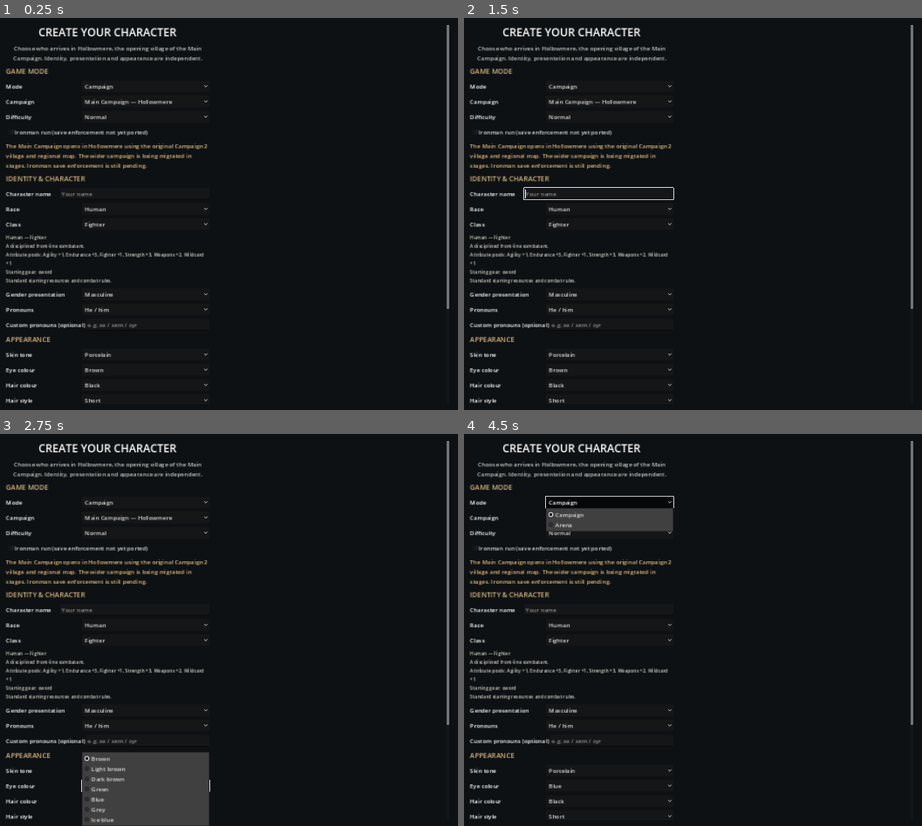
Above: before the commit, frames 1-4 (two rows, left to right).
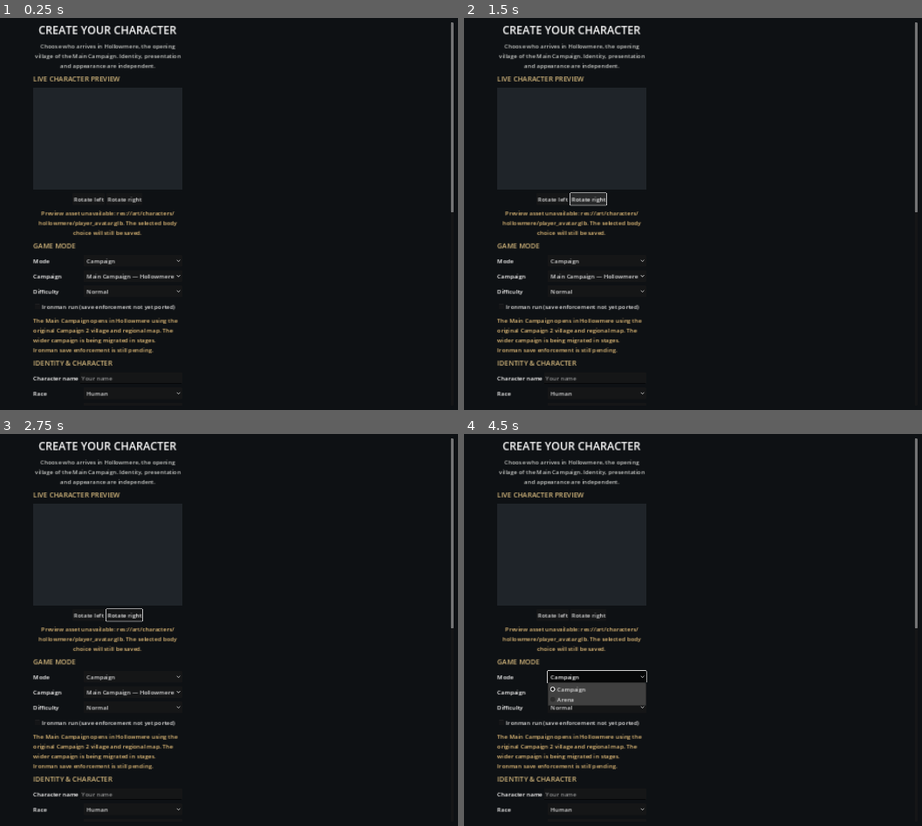
Above: after the commit, the same moments.

Repository: ScottENOC/Silverhart-Saga-3D
Game: Godot game, scene res://scenes/main.tscn
Two runs of this game, one before a commit and one after it. Both use one fixed random seed, a clock stepped at 60 frames per second and the inputs below.
Inputs (mouse positions are in pixels of both pictures, inside the frame that each line leads up to):
- Up to frame 1 (0.25 s): no input
- Up to frame 2 (1.5 s): click (551, 198) at 0.5 s, where only the run after the commit has a clickable "Rotate left"; click (587, 198) at 1.25 s, where only the run after the commit has a clickable "Rotate right"
- Up to frame 3 (2.75 s): click (146, 786) at 2 s, where only the run before the commit has a clickable "Brown"
- Up to frame 4 (4.5 s): click (610, 802) at 2.75 s, where only the run before the commit has a clickable "Black"; click (610, 786) at 3.5 s, where only the run before the commit has a clickable "Blue"; click "Campaign" at 4.25 s

The runs differ from the first frame. In frame 1, 8.8% of the frame differs, in the area x 1-100%, y 1-99%; in frame 2, 9.1%; in frame 3, 13%, in the area x 1-100%, y 1-100%; in frame 4, 12%.

Commit message:
Add live player character visual preview
Connect player profile to replaceable Ara body assets and apply appearance in Hollowmere. Preserve honest limits for unfinished male body and wardrobe assets.

Diff:
--- a/scripts/presentation/ara_character_actor.gd
+++ b/scripts/presentation/ara_character_actor.gd
@@ -1,12 +1,19 @@
 class_name AraCharacterActor
 extends Node3D
-## Loads a complete character exported by the pinned Ara build pipeline.
-## Appearance is baked at build time; this node only handles presentation.
+## Runtime wrapper for generated Ara GLBs. The selected body asset is supplied
+## by the player profile so Workshop exports can be replaced without code edits.
 
 var model_root: Node3D
 var animation_player: AnimationPlayer
+var loaded_asset_path: String = ""
 
 func configure(glb_path: String) -> bool:
+    if model_root != null and is_instance_valid(model_root):
+        remove_child(model_root)
+        model_root.queue_free()
+    model_root = null
+    animation_player = null
+    loaded_asset_path = ""
     if not ResourceLoader.exists(glb_path):
         push_warning("Ara character asset is not installed: " + glb_path)
         return false
@@ -20,9 +27,40 @@
         return false
     model_root.name = "AraModel"
     add_child(model_root)
+    loaded_asset_path = glb_path
     animation_player = _find_animation_player(model_root)
     _play_idle_if_available()
     return true
+
+func apply_player_profile(profile: Dictionary) -> void:
+    if model_root == null:
+        return
+    var skin := Color.from_string(str(profile.get("skin_colour", "#b9825f")), Color(0.72, 0.57, 0.43))
+    var eye_colours := {
+        "Brown": Color("#49301f"), "Light brown": Color("#795334"),
+        "Dark brown": Color("#24170f"), "Green": Color("#55744b"),
+        "Blue": Color("#426f9a"), "Grey": Color("#777d83"),
+        "Ice blue": Color("#9bc8df")
+    }
+    var hair_colours := {
+        "Black": Color("#171513"), "Dark brown": Color("#49372a"),
+        "Chestnut": Color("#75452d"), "Blonde": Color("#c6a45e"),
+        "Red": Color("#9a422e"), "Silver": Color("#aaa9a3"),
+        "White": Color("#e4dfd2"), "Blue": Color("#354d91"),
+        "Green": Color("#426b49")
+    }
+    tint_materials("skin", skin)
+    tint_materials("eye", eye_colours.get(str(profile.get("eye_colour", "Brown")), Color("#49301f")))
+    tint_materials("hair", hair_colours.get(str(profile.get("hair_colour", "Dark brown")), Color("#49372a")))
+
+    # Height and build are intentionally modest whole-model proportion controls
+    # until the Ara exports expose validated body morph targets.
+    var height_factor := clampf(float(profile.get("height_scale", 1.0)), 0.90, 1.10)
+    var build_factor := clampf(float(profile.get("build_scale", 1.0)), 0.92, 1.08)
+    model_root.scale = Vector3(build_factor, height_factor, build_factor)
+    set_meta("body_variant", str(profile.get("body_variant", "female")))
+    set_meta("gender_presentation", str(profile.get("gender_presentation", "Feminine")))
+    set_meta("pronouns", str(profile.get("pronouns", "they/them")))
 
 func set_garment_visible(material_fragment: String, visible: bool) -> bool:
     if model_root == null:
@@ -57,8 +95,7 @@
 func _play_idle_if_available() -> void:
     if animation_player == null:
         return
-    var names := animation_player.get_animation_list()
-    for animation_name in names:
+    for animation_name in animation_player.get_animation_list():
         if str(animation_name).to_lower().contains("idle"):
             animation_player.play(animation_name)
             return
@@ -78,7 +115,6 @@
     for child in node.get_children():
         _collect_meshes(child, output)
 
-
 func tint_materials(name_fragment: String, colour: Color) -> int:
     if model_root == null:
         return 0
@@ -93,7 +129,11 @@
             var material_name := source.resource_name.to_lower() if source != null else ""
             if not material_name.contains(name_fragment.to_lower()) and not mesh_instance.name.to_lower().contains(name_fragment.to_lower()):
                 continue
-            var material := source.duplicate() as StandardMaterial3D if source is StandardMaterial3D else StandardMaterial3D.new()
+            var original_key := "ara_original_tint_material_%d" % surface
+            if not mesh_instance.has_meta(original_key):
+                mesh_instance.set_meta(original_key, source)
+            var original := mesh_instance.get_meta(original_key) as Material
+            var material := original.duplicate() as StandardMaterial3D if original is StandardMaterial3D else StandardMaterial3D.new()
             material.albedo_color = Color(colour.r, colour.g, colour.b, material.albedo_color.a)
             mesh_instance.set_surface_override_material(surface, material)
             changed += 1
--- a/scripts/ui/player_character_creator.gd
+++ b/scripts/ui/player_character_creator.gd
@@ -16,6 +16,9 @@
 const BODY_BUILDS := ["Lean", "Average", "Broad", "Muscular", "Soft", "Androgynous"]
 const PRESENTATIONS := ["Masculine", "Feminine", "Androgynous", "Mixed", "Custom"]
 const PRONOUN_SETS := ["He / him", "She / her", "They / them", "Use my name", "Custom"]
+const FEMALE_PREVIEW_ASSET := "res://art/characters/hollowmere/player_avatar.glb"
+const MALE_PREVIEW_ASSET := "res://art/characters/ara_runtime/ara_person_male_body.glb"
+const ARA_ACTOR = preload("res://scripts/presentation/ara_character_actor.gd")
 
 var name_edit: LineEdit
 var game_mode_select: OptionButton
@@ -38,6 +41,11 @@
 var body_select: OptionButton
 var shirt_select: OptionButton
 var trousers_select: OptionButton
+var body_variant_select: OptionButton
+var height_slider: HSlider
+var preview_status: Label
+var preview_actor: AraCharacterActor
+var preview_variant_loaded: String = ""
 
 func _ready() -> void:
     layer = 100
@@ -52,10 +60,10 @@
 
     var scroll := ScrollContainer.new()
     scroll.set_anchors_and_offsets_preset(Control.PRESET_FULL_RECT)
-    scroll.offset_left = 24
-    scroll.offset_top = 18
-    scroll.offset_right = -24
-    scroll.offset_bottom = -18
+    scroll.offset_left = 12
+    scroll.offset_top = 12
+    scroll.offset_right = -12
+    scroll.offset_bottom = -12
     add_child(scroll)
 
     var centre := CenterContainer.new()
@@ -63,7 +71,7 @@
     scroll.add_child(centre)
 
     var panel := VBoxContainer.new()
-    panel.custom_minimum_size = Vector2(560, 0)
+    panel.custom_minimum_size = Vector2(0, 0)
     panel.size_flags_horizontal = Control.SIZE_EXPAND_FILL
     panel.add_theme_constant_override("separation", 10)
     centre.add_child(panel)
@@ -80,6 +88,60 @@
     intro.horizontal_alignment = HORIZONTAL_ALIGNMENT_CENTER
     intro.add_theme_color_override("font_color", Color(0.78, 0.79, 0.78))
     panel.add_child(intro)
+
+    _section(panel, "LIVE CHARACTER PREVIEW")
+    var preview_container := SubViewportContainer.new()
+    preview_container.custom_minimum_size = Vector2(0, 280)
+    preview_container.size_flags_horizontal = Control.SIZE_EXPAND_FILL
+    preview_container.stretch = true
+    var preview_viewport := SubViewport.new()
+    preview_viewport.name = "CharacterPreviewViewport"
+    preview_viewport.size = Vector2i(720, 420)
+    preview_viewport.own_world_3d = true
+    preview_container.add_child(preview_viewport)
+    panel.add_child(preview_container)
+    var preview_rotation_row := HBoxContainer.new()
+    preview_rotation_row.alignment = BoxContainer.ALIGNMENT_CENTER
+    var rotate_left := Button.new()
+    rotate_left.text = "Rotate left"
+    rotate_left.pressed.connect(func(): _rotate_preview(-30.0))
+    preview_rotation_row.add_child(rotate_left)
+    var rotate_right := Button.new()
+    rotate_right.text = "Rotate right"
+    rotate_right.pressed.connect(func(): _rotate_preview(30.0))
+    preview_rotation_row.add_child(rotate_right)
+    panel.add_child(preview_rotation_row)
+    var preview_world := Node3D.new()
+    preview_world.name = "PreviewWorld"
+    preview_viewport.add_child(preview_world)
+    var preview_environment := WorldEnvironment.new()
+    var environment := Environment.new()
+    environment.background_mode = Environment.BG_COLOR
+    environment.background_color = Color(0.12, 0.14, 0.16)
+    environment.ambient_light_source = Environment.AMBIENT_SOURCE_COLOR
+    environment.ambient_light_color = Color(0.72, 0.70, 0.66)
+    environment.ambient_light_energy = 0.8
+    preview_environment.environment = environment
+    preview_world.add_child(preview_environment)
+    var preview_light := DirectionalLight3D.new()
+    preview_light.rotation_degrees = Vector3(-28, -25, 0)
+    preview_light.light_energy = 1.4
+    preview_world.add_child(preview_light)
+    var preview_camera := Camera3D.new()
+    preview_camera.position = Vector3(0, 1.05, 3.4)
+    preview_camera.fov = 35
+    preview_camera.look_at(Vector3(0, 0.95, 0), Vector3.UP)
+    preview_world.add_child(preview_camera)
+    preview_camera.current = true
+    preview_actor = ARA_ACTOR.new() as AraCharacterActor
+    preview_actor.name = "PreviewCharacter"
+    preview_world.add_child(preview_actor)
+    preview_status = Label.new()
+    preview_status.text = "Loading character preview…"
+    preview_status.autowrap_mode = TextServer.AUTOWRAP_WORD_SMART
+    preview_status.horizontal_alignment = HORIZONTAL_ALIGNMENT_CENTER
+    preview_status.add_theme_color_override("font_color", Color(0.9, 0.75, 0.48))
+    panel.add_child(preview_status)
 
     _section(panel, "GAME MODE")
     game_mode_select = _option_row(panel, "Mode", ["Campaign", "Arena"])
@@ -124,6 +186,8 @@
     rules_preview.add_theme_color_override("font_color", Color(0.82, 0.82, 0.78))
     panel.add_child(rules_preview)
     _refresh_character_preview(0)
+    body_variant_select = _option_row(panel, "Body model", ["Female", "Male"])
+    body_variant_select.item_selected.connect(_refresh_appearance_preview)
     presentation_select = _option_row(panel, "Gender presentation", PRESENTATIONS)
     pronoun_select = _option_row(panel, "Pronouns", PRONOUN_SETS)
     custom_pronouns = _line_edit(panel, "Custom pronouns (optional)", "e.g. xe / xem / xyr")
@@ -134,13 +198,29 @@
     hair_colour_select = _option_row(panel, "Hair colour", HAIR_COLOURS)
     hair_style_select = _option_row(panel, "Hair style", HAIR_STYLES)
     body_select = _option_row(panel, "Body build", BODY_BUILDS)
-
-    _section(panel, "STARTING CLOTHING")
+    height_slider = HSlider.new()
+    height_slider.min_value = 0.90
+    height_slider.max_value = 1.10
+    height_slider.step = 0.01
+    height_slider.value = 1.0
+    height_slider.size_flags_horizontal = Control.SIZE_EXPAND_FILL
+    var height_row := HBoxContainer.new()
+    var height_label := Label.new()
+    height_label.text = "Height"
+    height_label.custom_minimum_size.x = 135
+    height_row.add_child(height_label)
+    height_row.add_child(height_slider)
+    panel.add_child(height_row)
+    for selector in [skin_select, eye_select, hair_colour_select, hair_style_select, body_select, presentation_select]:
+        selector.item_selected.connect(_refresh_appearance_preview)
+    height_slider.value_changed.connect(_refresh_appearance_preview_value)
+
+    _section(panel, "STARTING CLOTHING (visual fit in progress)")
     shirt_select = _option_row(panel, "Shirt", ["Simple tunic", "Linen shirt", "Blouse", "Vest", "No shirt"])
     trousers_select = _option_row(panel, "Legwear", ["Trousers", "Skirt", "Long skirt", "Shorts"])
 
     var note := Label.new()
-    note.text = "Appearance choices are saved to your character profile. The current player model is still a placeholder; detailed Ara face, hair and body variants will appear once the generic player model and modular assets are built."
+    note.text = "Skin, eye and hair colour update the preview where the exported model exposes matching materials. Height and build currently use restrained whole-model scaling; true anatomical morphs and selectable hairstyles require later Ara variants. Starting shirt and legwear selections are saved but do not yet swap garment meshes. The male preview uses the replaceable Workshop body export; clothing will be fitted to its final geometry as that asset is approved."
     note.autowrap_mode = TextServer.AUTOWRAP_WORD_SMART
     note.add_theme_color_override("font_color", Color(0.9, 0.75, 0.48))
     panel.add_child(note)
@@ -151,6 +231,7 @@
     start_button.pressed.connect(_finish)
     panel.add_child(start_button)
     _update_mode_controls(game_mode_select.selected)
+    _refresh_appearance_preview(0)
 
 func _section(parent: VBoxContainer, text_value: String) -> void:
     var label := Label.new()
@@ -164,7 +245,7 @@
     parent.add_child(row)
     var label := Label.new()
     label.text = label_text
-    label.custom_minimum_size.x = 145
+    label.custom_minimum_size.x = 120
     row.add_child(label)
     var field := LineEdit.new()
     field.placeholder_text = placeholder
@@ -177,7 +258,7 @@
     parent.add_child(row)
     var label := Label.new()
     label.text = label_text
-    label.custom_minimum_size.x = 205
+    label.custom_minimum_size.x = 135
     row.add_child(label)
     var select := OptionButton.new()
     select.size_flags_horizontal = Control.SIZE_EXPAND_FILL
@@ -204,6 +285,7 @@
     ironman_check.button_pressed = bool(data.get("ironman_mode", false))
     _select_metadata(campaign_select, str(data.get("campaign_id", "2")))
     arena_rewards_check.button_pressed = bool(data.get("arena_roguelike_rewards", true))
+    _select_text(body_variant_select, "Male" if str(data.get("body_variant", "female")) == "male" else "Female")
     _select_text(presentation_select, str(data.get("gender_presentation", "Masculine")))
     _select_text(pronoun_select, str(data.get("pronoun_preset", "They / them")))
     custom_pronouns.text = str(data.get("custom_pronouns", ""))
@@ -212,9 +294,11 @@
     _select_text(hair_colour_select, str(data.get("hair_colour", "Dark brown")))
     _select_text(hair_style_select, str(data.get("hair_style", "Short")))
     _select_text(body_select, str(data.get("body_build", "Average")))
+    height_slider.value = clampf(float(data.get("height_scale", 1.0)), 0.90, 1.10)
     _select_text(shirt_select, str(data.get("shirt", "Simple tunic")))
     _select_text(trousers_select, str(data.get("legwear", "Trousers")))
     _refresh_character_preview(0)
+    _refresh_appearance_preview(0)
     _update_mode_controls(game_mode_select.selected)
 
 func _select_metadata(select: OptionButton, value: String) -> void:
@@ -232,6 +316,38 @@
 func _refresh_character_preview(_index: int) -> void:
     if rules_preview != null:
         rules_preview.text = RULES.preview_text(_selected_id(race_select, "human"), _selected_id(class_select, "fighter"), _selected_id(difficulty_select, "normal"))
+
+func _refresh_appearance_preview(_index: int) -> void:
+    if preview_actor == null or not is_instance_valid(preview_actor):
+        return
+    var variant := "male" if body_variant_select.get_item_text(body_variant_select.selected) == "Male" else "female"
+    var asset_path := MALE_PREVIEW_ASSET if variant == "male" else FEMALE_PREVIEW_ASSET
+    if preview_variant_loaded != variant:
+        if not preview_actor.configure(asset_path):
+            preview_status.text = "Preview asset unavailable: %s. The selected body choice will still be saved." % asset_path
+            preview_variant_loaded = ""
+            return
+        preview_variant_loaded = variant
+    var build_factors := {"Lean": 0.96, "Average": 1.0, "Broad": 1.045, "Muscular": 1.055, "Soft": 1.04, "Androgynous": 1.0}
+    var profile := {
+        "skin_colour": SKIN_COLOURS[skin_select.selected],
+        "eye_colour": eye_select.get_item_text(eye_select.selected),
+        "hair_colour": hair_colour_select.get_item_text(hair_colour_select.selected),
+        "height_scale": height_slider.value,
+        "build_scale": float(build_factors.get(body_select.get_item_text(body_select.selected), 1.0)),
+        "body_variant": variant,
+        "gender_presentation": presentation_select.get_item_text(presentation_select.selected),
+        "pronouns": "they/them"
+    }
+    preview_actor.apply_player_profile(profile)
+    preview_status.text = "Male Workshop body (replaceable export; clothing fit still in progress)." if variant == "male" else "Female Ara player baseline. Hair style and garment geometry are not yet independently swappable."
+
+func _rotate_preview(degrees: float) -> void:
+    if preview_actor != null and is_instance_valid(preview_actor):
+        preview_actor.rotate_y(deg_to_rad(degrees))
+
+func _refresh_appearance_preview_value(_value: float) -> void:
+    _refresh_appearance_preview(0)
 
 func _update_mode_controls(_index: int) -> void:
     if game_mode_select == null:
@@ -261,7 +377,7 @@
         custom_pronouns.placeholder_text = "Please enter your pronouns"
         return
     var profile := {
-        "schema_version": 2,
+        "schema_version": 3,
         "name": name_edit.text.strip_edges() if not name_edit.text.strip_edges().is_empty() else "Adventurer",
         "race": _selected_id(race_select, "human"),
         "character_class": _selected_id(class_select, "fighter"),
@@ -270,6 +386,9 @@
         "arena_roguelike_rewards": arena_rewards_check.button_pressed,
         "difficulty_mode": _selected_id(difficulty_select, "normal"),
         "ironman_mode": ironman_check.button_pressed,
+        "body_variant": "male" if body_variant_select.get_item_text(body_variant_select.selected) == "Male" else "female",
+        "height_scale": height_slider.value,
+        "build_scale": float({"Lean": 0.96, "Average": 1.0, "Broad": 1.045, "Muscular": 1.055, "Soft": 1.04, "Androgynous": 1.0}.get(body_select.get_item_text(body_select.selected), 1.0)),
         "gender_presentation": presentation_select.get_item_text(presentation_select.selected),
         "pronoun_preset": pronoun_value,
         "pronouns": custom_value if pronoun_value == "Custom" else _pronouns_for(pronoun_value),
--- a/scripts/world/hollow_tankard.gd
+++ b/scripts/world/hollow_tankard.gd
@@ -3,6 +3,8 @@
 
 const MODULAR_CHARACTER_ASSEMBLER = preload("res://scripts/presentation/modular_character_assembler.gd")
 const ARA_CHARACTER_ACTOR = preload("res://scripts/presentation/ara_character_actor.gd")
+const PLAYER_FEMALE_ASSET := "res://art/characters/hollowmere/player_avatar.glb"
+const PLAYER_MALE_ASSET := "res://art/characters/ara_runtime/ara_person_male_body.glb"
 const REACTION_PROMPT_SCRIPT = preload("res://scripts/ui/reaction_prompt.gd")
 const CHARACTER_PANEL_SCRIPT = preload("res://scripts/ui/character_panel.gd")
 const WORLD_MAP_PANEL_SCRIPT = preload("res://scripts/ui/main_campaign_world_map.gd")
@@ -412,11 +414,14 @@
     actor.rotation.y = deg_to_rad(float(state.facing_direction - 2) * 60.0)
 
     var model_loaded := false
-    if not ara_model_id.is_empty():
-        var ara_model := ARA_CHARACTER_ACTOR.new()
+    if is_player or not ara_model_id.is_empty():
+        var ara_model := ARA_CHARACTER_ACTOR.new() as AraCharacterActor
         ara_model.name = "CharacterModel"
         actor.add_child(ara_model)
-        model_loaded = ara_model.configure("res://art/characters/hollowmere/%s.glb" % ara_model_id)
+        var model_path := "res://art/characters/hollowmere/%s.glb" % ara_model_id
+        if is_player:
+            model_path = PLAYER_MALE_ASSET if str(player_profile.get("body_variant", "female")) == "male" else PLAYER_FEMALE_ASSET
+        model_loaded = ara_model.configure(model_path)
         if not model_loaded:
             actor.remove_child(ara_model)
             ara_model.queue_free()
@@ -1153,33 +1158,19 @@
     var name_label := actor.get_node_or_null("PlayerNameLabel") as Label3D
     if name_label != null:
         name_label.text = str(profile.get("name", "Adventurer"))
-    var skin := Color.from_string(str(profile.get("skin_colour", "#b9825f")), Color(0.72, 0.57, 0.43))
     var ara := actor.get_node_or_null("CharacterModel")
     if ara is AraCharacterActor:
-        # Ara material names vary by export; only apply a tint where a matching
-        # named surface exists. Keep the complete profile for later variants.
-        ara.tint_materials("skin", skin)
-        var eye_colours := {
-            "Brown": Color("#49301f"), "Light brown": Color("#795334"),
-            "Dark brown": Color("#24170f"), "Green": Color("#55744b"),
-            "Blue": Color("#426f9a"), "Grey": Color("#777d83"),
-            "Ice blue": Color("#9bc8df")
-        }
-        ara.tint_materials("eye", eye_colours.get(str(profile.get("eye_colour", "Brown")), Color("#49301f")))
-        var hair_colours := {
-            "Black": Color("#171513"), "Dark brown": Color("#49372a"),
-            "Chestnut": Color("#75452d"), "Blonde": Color("#c6a45e"),
-            "Red": Color("#9a422e"), "Silver": Color("#aaa9a3"),
-            "White": Color("#e4dfd2"), "Blue": Color("#354d91"),
-            "Green": Color("#426b49")
-        }
-        ara.tint_materials("hair", hair_colours.get(str(profile.get("hair_colour", "Dark brown")), Color("#49372a")))
+        (ara as AraCharacterActor).apply_player_profile(profile)
     else:
+        # The capsule fallback is deliberately neutral when a Workshop body
+        # export is unavailable; never silently display the wrong body variant.
+        var skin := Color.from_string(str(profile.get("skin_colour", "#b9825f")), Color(0.72, 0.57, 0.43))
         var head := actor.get_node_or_null("PlayerHead") as MeshInstance3D
         if head != null:
             head.material_override = _material(skin)
         var body := actor.get_node_or_null("PlayerBody") as MeshInstance3D
         if body != null:
             body.material_override = _material(skin)
-    actor.set_meta("gender_presentation", str(profile.get("gender_presentation", "Androgynous")))
-    actor.set_meta("pronouns", str(profile.get("pronouns", "they/them")))
+        actor.set_meta("body_variant", str(profile.get("body_variant", "female")))
+        actor.set_meta("gender_presentation", str(profile.get("gender_presentation", "Androgynous")))
+        actor.set_meta("pronouns", str(profile.get("pronouns", "they/them")))
Not shown, added: docs/PLAYER_CHARACTER_PHASE1.md
